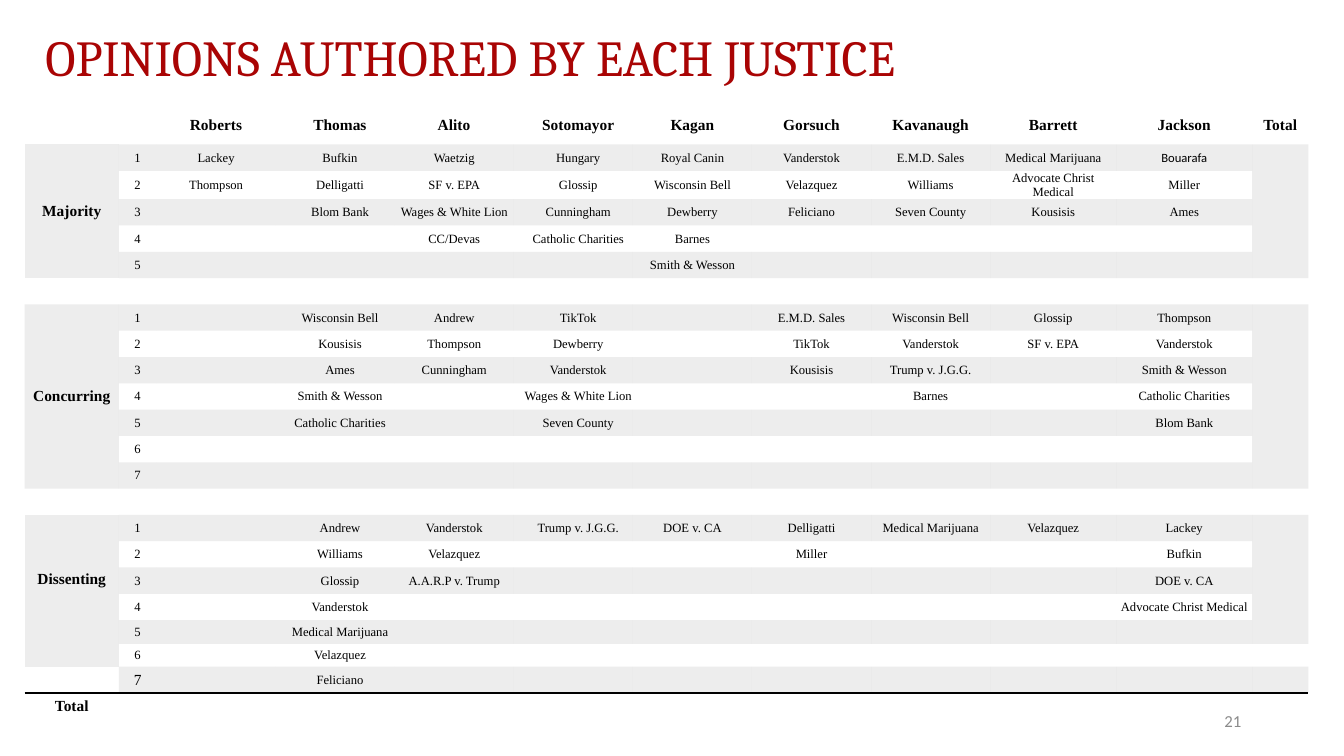
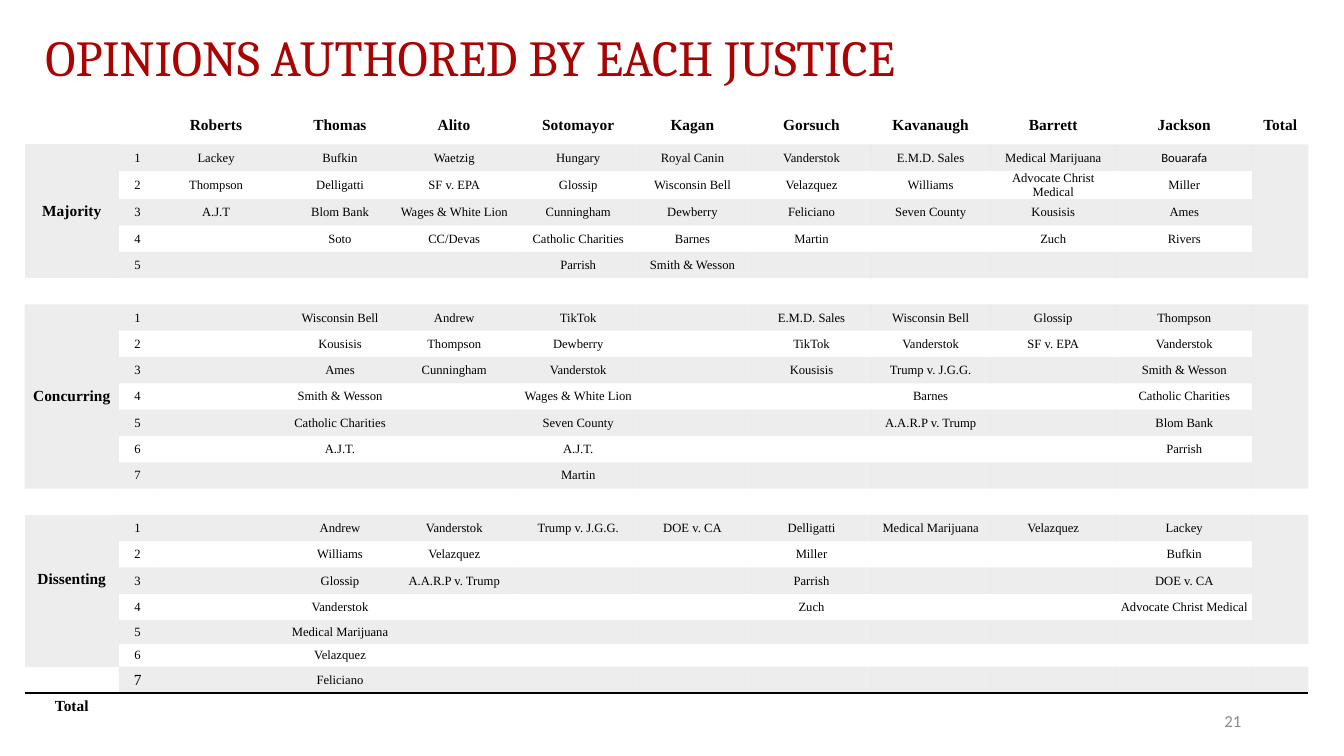
Before and after one commit to JakeTruscott/scotuswatch, a slide deck: slide 21 of Stat Reviews/OT24_StatReview/compilation/SCOTUSBlog/statpack_OT24.pptx. Drawn at 1344x756 pixels with LibreOffice and Linux fonts; fonts in the diff are those of the drawing. Boxes give left, top, right and bottom in pixels: in the first picture for what was removed or moved away, otherwise in the second. Text is boxed around its words. In the diff, an @@ line names an element or a change of style, - is before the commit and + after.

```diff
--- a/Stat Reviews/OT24_StatReview/compilation/SCOTUSBlog/statpack_OT24.pptx
+++ b/Stat Reviews/OT24_StatReview/compilation/SCOTUSBlog/statpack_OT24.pptx
@@ table at [25,106,1308,717] @@
-row 4, column 3: 
+row 4, column 3: A.J.T
-row 5:  | 4 |  |  | CC/Devas | Catholic Charities | Barnes |  |  |  |  | 
+row 5:  | 4 |  | Soto | CC/Devas | Catholic Charities | Barnes | Martin |  | Zuch | Rivers | 
-row 6, column 6: 
+row 6, column 6: Parrish
-row 12, column 9: 
+row 12, column 9: A.A.R.P v. Trump
-row 13:  | 6 |  |  |  |  |  |  |  |  |  | 
+row 13:  | 6 |  | A.J.T. |  | A.J.T. |  |  |  |  | Parrish | 
-row 14, column 6: 
+row 14, column 6: Martin
-row 18, column 8: 
+row 18, column 8: Parrish
-row 19, column 8: 
+row 19, column 8: Zuch
```
Also in this commit, not shown: 14 other slides changed, 1 slide added, 43 other files.
